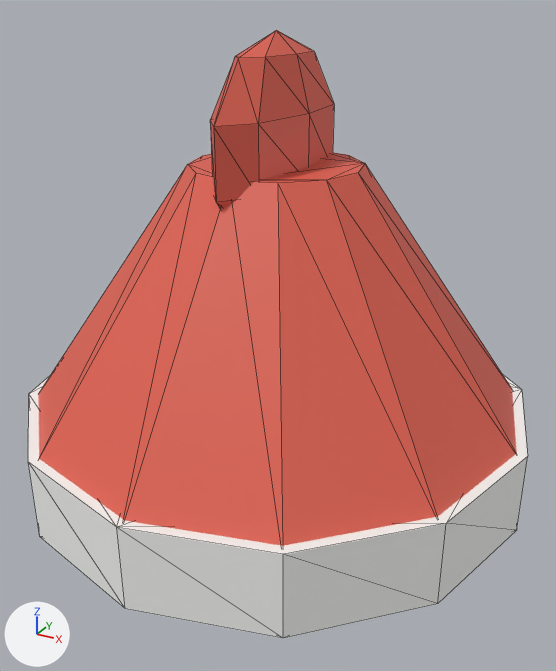
An edit to the glTF model assets/models/character/cosmetics/hat_petushok.glb, drawn before and after from the same camera.
One viewpoint serves both versions: a 50 mm camera at (0.423, -0.766, 1.982) aimed at (0.017, -0.027, 1.612). The axes (+X, +Y, +Z) are drawn at lower left. The lights are the same throughout. The older version comes first. Mesh edges are drawn as thin lines. Vertices at exactly the same position are counted once.

In view in the first picture: 'Head'.
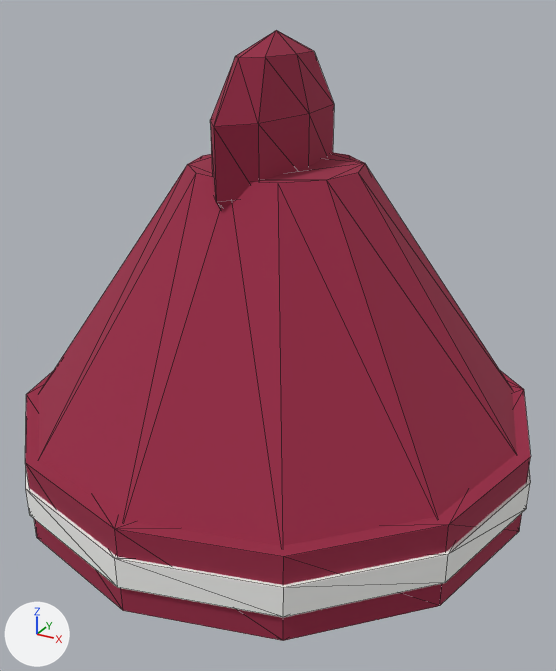
What differs and where, as boxes (x1, y1, x2, y2) in the pictures (556 x 671 px):
'Head', reshaped
    before: (28, 30, 528, 638)
    after: (25, 30, 531, 641)
part 1 of me_head, added
    after: (26, 471, 530, 618)
part 2 of me_head, recoloured
    both: (28, 375, 528, 638)
part 3 of me_head, recoloured (darker)
    both: (38, 30, 517, 546)

What the commit changed:
Material 'Bordo' (mat_bordo) is new.
Its base color is (0.32, 0.02, 0.06) (purple #992745).
Its roughness is 0.95.
me_head is used by ob_head; location (0.0, 0.0, 1.05).
me_head had 82 vertices, 152 faces and spanned x -0.315..0.315, y -0.315..0.315, z 0.37..0.9.
me_head now has 106 vertices, 196 faces and spans x -0.322..0.322, y -0.322..0.322, z 0.37..0.9.
me_head part 1: a new loose piece, a 12-sided cylinder along z spanning x -0.322..0.322, y -0.322..0.322, z 0.403..0.438, in mat_knitwhite (white #f6f6f3).
me_head part 2: 44 faces spanning x -0.318..0.318, y -0.318..0.318, z 0.37..0.47 switch from mat_knitwhite (white #f6f6f3) to mat_bordo (purple #992745).
me_head part 3: 108 faces spanning x -0.31..0.31, y -0.31..0.31, z 0.46..0.9 switch from mat_primary (red #e16150) to mat_bordo (purple #992745).
Other edits to the shape of me_head do not show in these pictures.
